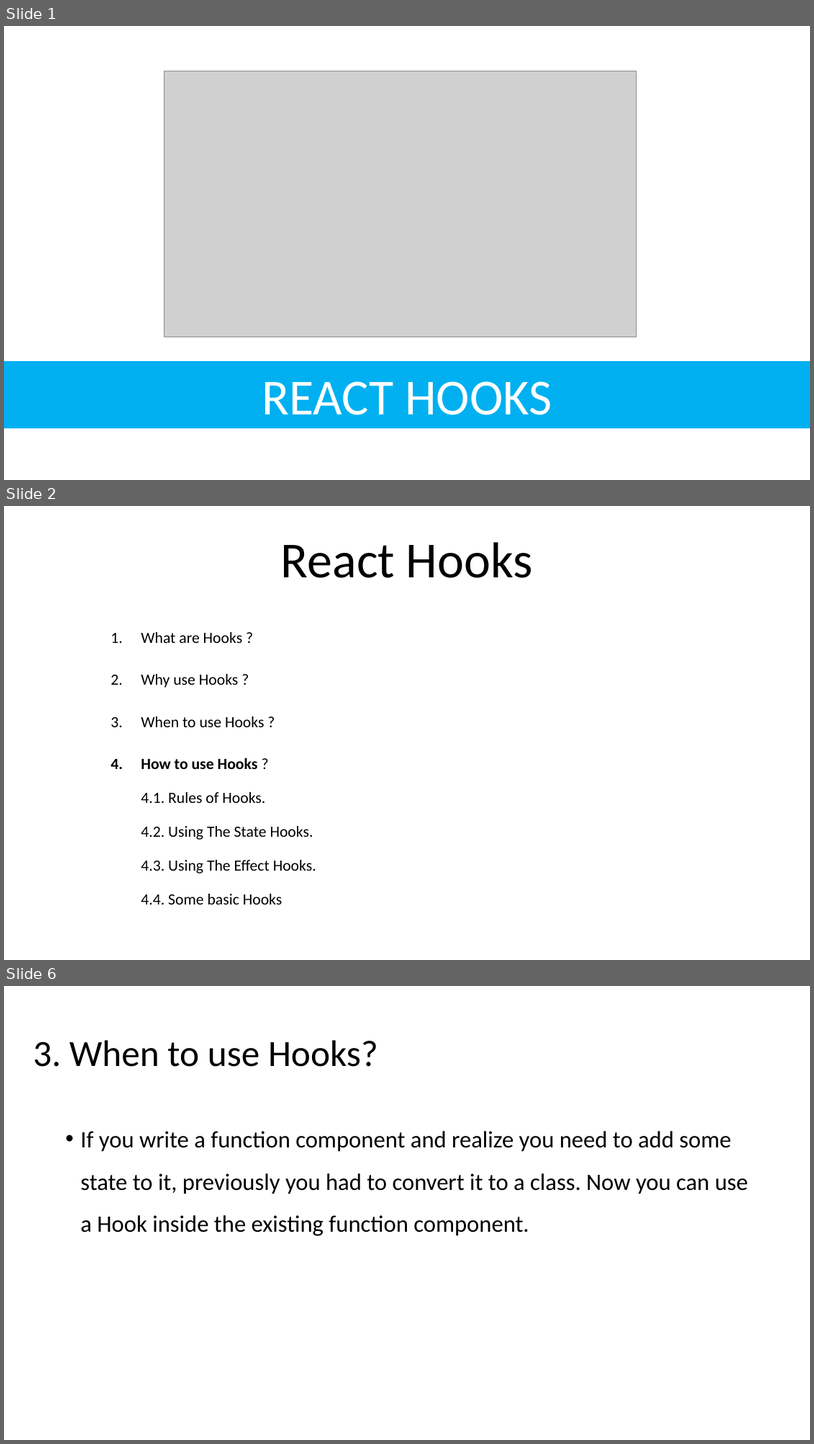
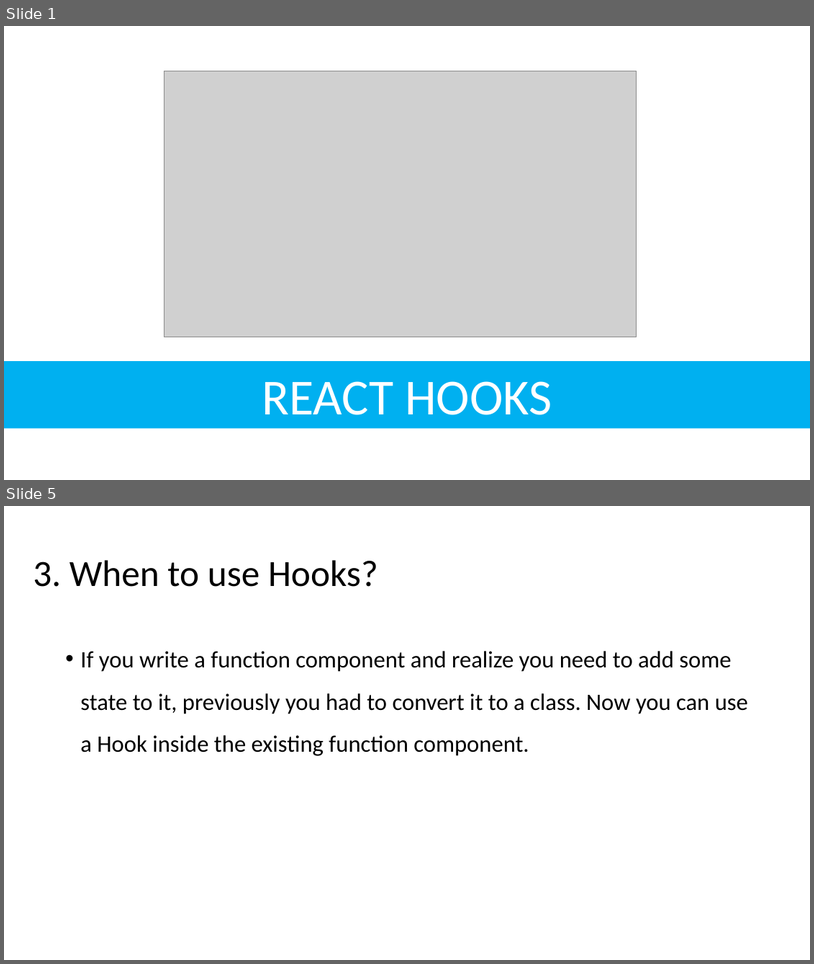
Before and after one commit to NhanHoang8195/react-hook-demo, a slide deck: ReactHooks.pptx. Shown one above the other, each under a label of ours: slides 1, 2 and 6 before the commit, slides 1 and 5 after it; the slides between them are not shown. The pictures are 814x1444 and 814x964 pixels, drawn with LibreOffice and Linux fonts; fonts in the diff are those of the drawing; grey boxes stand for pictures. Boxes give left, top, right and bottom in pixels: in the first picture for what was removed or moved away, otherwise in the second. Text is boxed around its words. In the diff, an @@ line names an element or a change of style, - is before the commit and + after.

```diff
--- a/ReactHooks.pptx
+++ b/ReactHooks.pptx
@@ slide 2 removed at (x1=4, y1=506, x2=810, y2=960), background #FFFFFF @@
@@ title removed at (x1=281, y1=542, x2=533, y2=578) @@
-React Hooks
@@ subtitle removed at (x1=141, y1=632, x2=316, y2=904) @@
-1. What are Hooks ?
-2. Why use Hooks ?
-3. When to use Hooks ?
-4. How to use Hooks ?
-   4.1. Rules of Hooks.
-   4.2. Using The State Hooks.
-   4.3. Using The Effect Hooks.
-   4.4. Some basic Hooks
@@ what was slide 6 is now slide 5 @@
```
Also in this commit, not shown: 3 slides changed.
